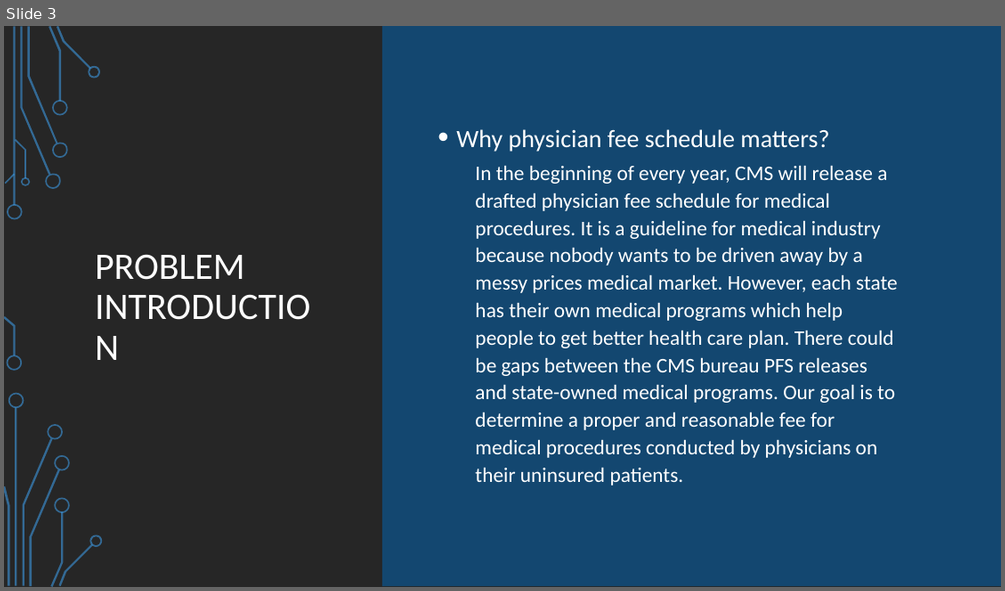
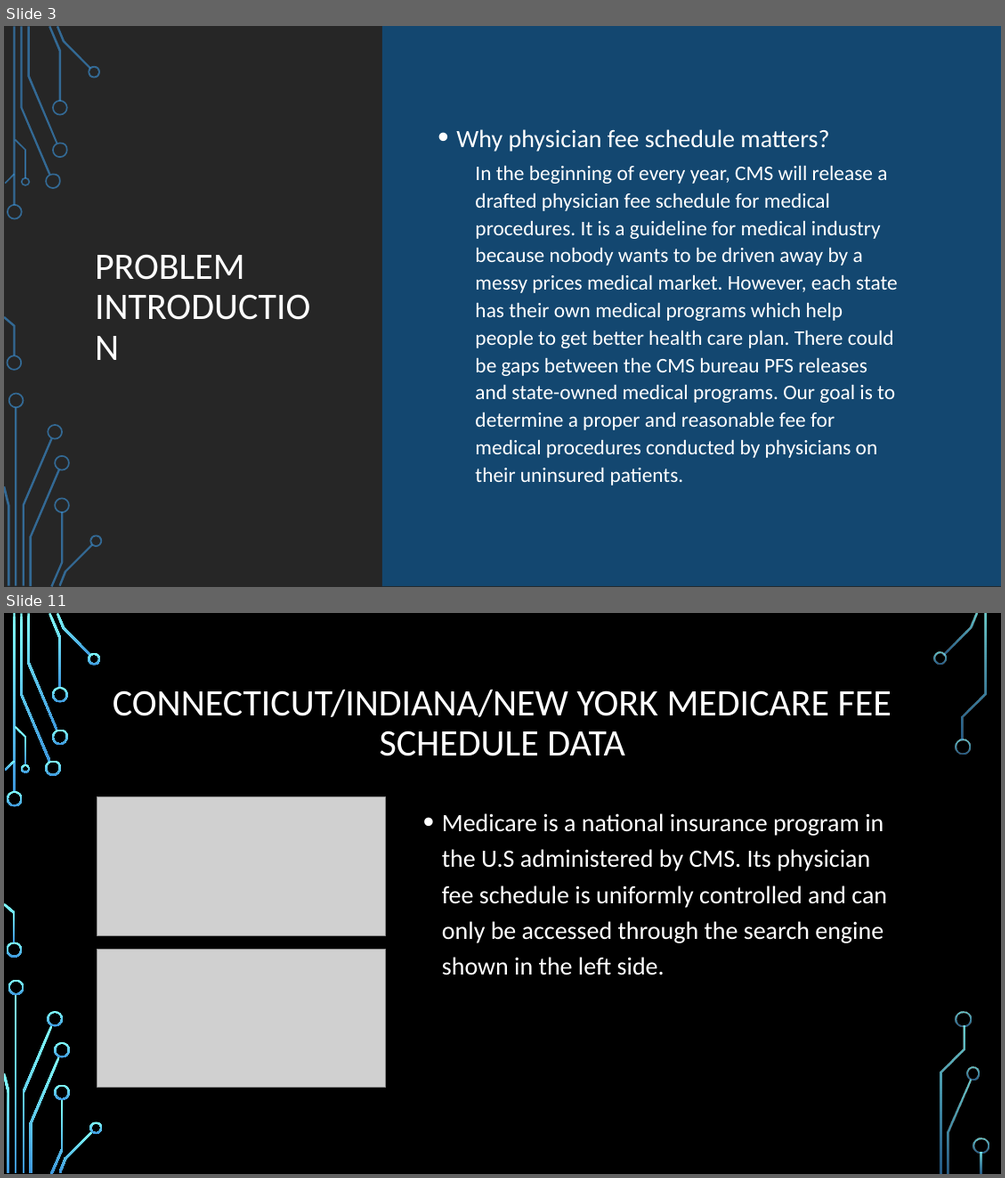
Before and after one commit to dev-hyang/data_analysis_medicaid, a slide deck: Presentation_v1.0.pptx. Shown one above the other, each under a label of ours: slide 3 before the commit, slides 3 and 11 after it; the slides between them are not shown. The pictures are 1005x591 and 1005x1178 pixels, drawn with LibreOffice and Linux fonts; fonts in the diff are those of the drawing; grey boxes stand for pictures; background and template pictures are left out. Boxes give left, top, right and bottom in pixels: in the first picture for what was removed or moved away, otherwise in the second. Text is boxed around its words. In the diff, an @@ line names an element or a change of style, - is before the commit and + after.

```diff
--- a/Presentation_v1.0.pptx
+++ b/Presentation_v1.0.pptx
@@ slide 11 added at [4,613,1001,1174], background picture (left out); not listed: 17 template elements that a slide beside it also shows @@
@@ title added at [113,690,891,756], 36 pt, text #FFFFFF @@
+CONNECTICUT/INDIANA/NEW YORK MEDICARE FEE SCHEDULE DATA
@@ picture added at [97,797,386,935] @@
@@ text added at [442,813,887,975], 24 pt, text #FFFFFF @@
+• Medicare is a national insurance program in the U.S administered by CMS. Its physician fee schedule is uniformly controlled and can only be accessed through the search engine shown in the left side.
@@ picture added at [97,949,386,1088] @@
@@ group added at [7,652,989,1172]: 19 freeform shapes @@
```
Also in this commit, not shown: 4 slides changed, 18 other slides added, 4 slides removed, 2 other files.
